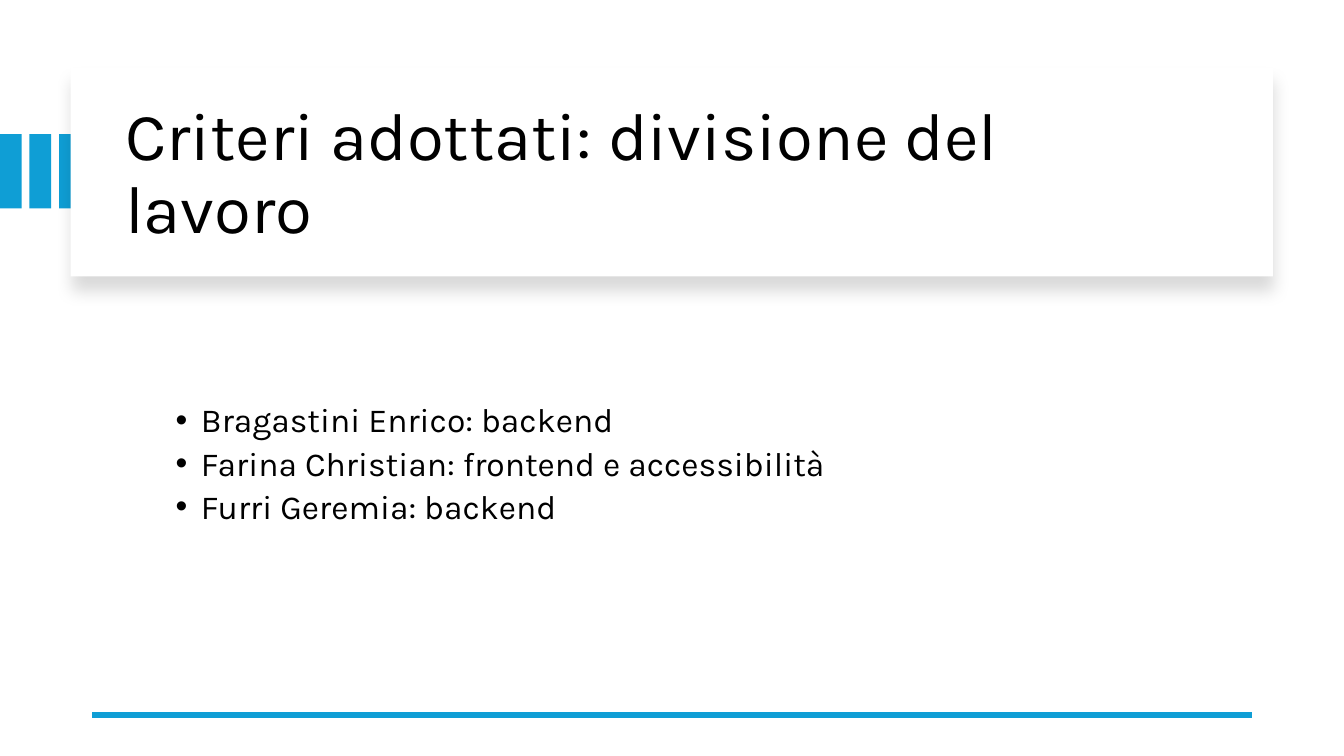
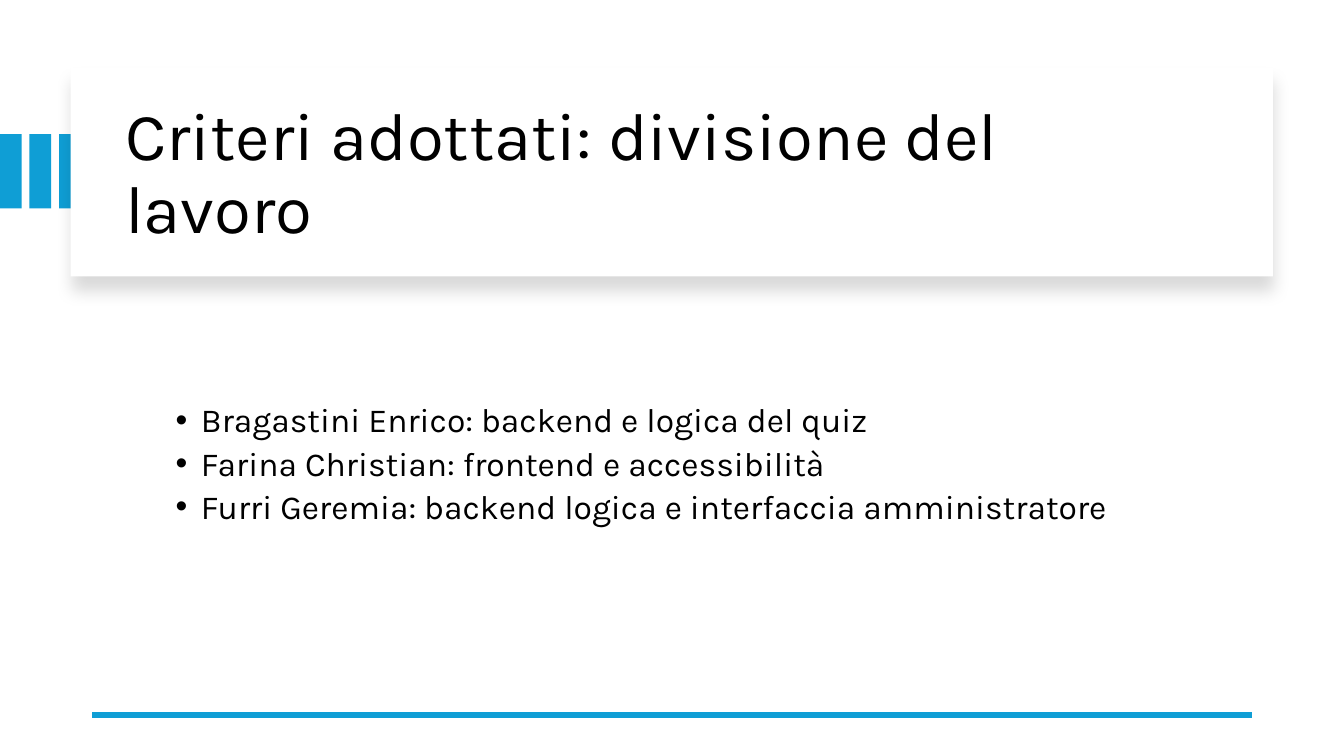
Before and after one commit to FarinaChristian/appDinamiche, a slide deck: slide 3 of slide.pptx. Drawn at 1344x756 pixels with LibreOffice and Linux fonts; fonts in the diff are those of the drawing. Boxes give left, top, right and bottom in pixels: in the first picture for what was removed or moved away, otherwise in the second. Text is boxed around its words. In the diff, an @@ line names an element or a change of style, - is before the commit and + after.

```diff
--- a/slide.pptx
+++ b/slide.pptx
@@ text at (201, 409, 867, 441): text changed @@
-  • Bragastini Enrico: backend
+  • Bragastini Enrico: backend e logica del quiz
@@ text at (201, 496, 1106, 528): text changed @@
-  • Furri Geremia: backend
+  • Furri Geremia: backend logica e interfaccia amministratore
```
Also in this commit, not shown: 4 other slides changed, 1 slide removed.
